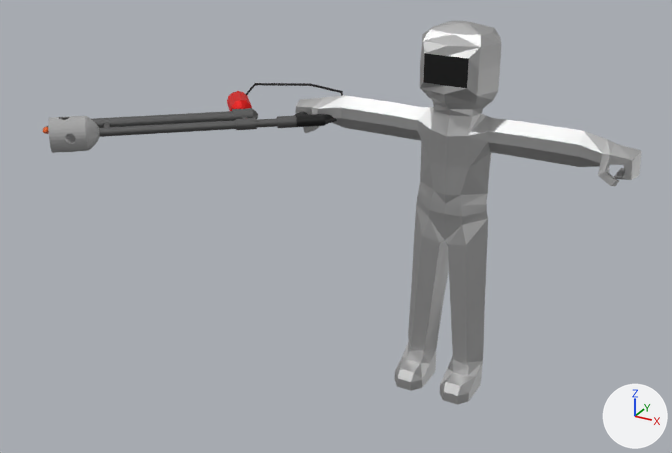
An edit to the Blender file FlameGirl/FlameGirl.blend, drawn before and after from the same camera.
The view is the same before and after, from a 50 mm lens placed at (6.2, -16.03, 10.94), pointed at (-0.73, -3.43, 4.64). Arrows for +X, +Y and +Z are at lower right; the lights stay in place. The first picture is the older version.

Names of what the first picture shows: 'Flamethrower', 'Girl'.
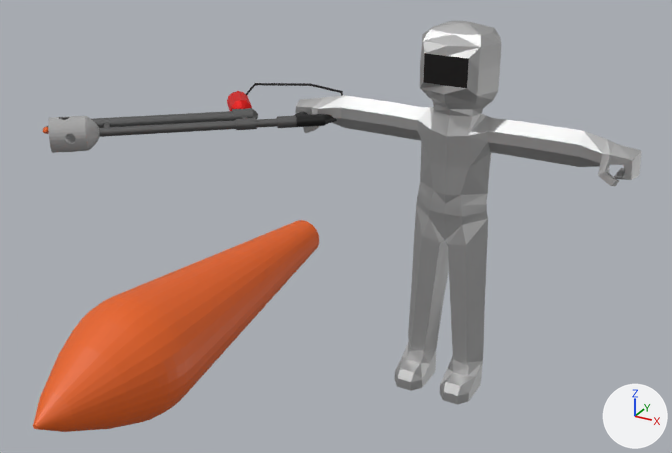
The change in detail:
Mesh me_cylinder_002 is new.
It has 288 vertices, 258 faces and spans x -0.53..1.06, y -0.85..0.75, z -5.16..0.74.
It uses material mat_material_007 (orange #e76219).
Object 'Cylinder' (ob_cylinder) is new; it shows me_cylinder_002.
Its location is (-1.17, -4.93, 4.67).
Its rotation in degrees is (-90, 0, 0).

Where the change shows, as pixel boxes (x1, y1, x2, y2) in the pictures (672 x 453 px):
'Cylinder', added (orange)
    after: (33, 220, 319, 432)
